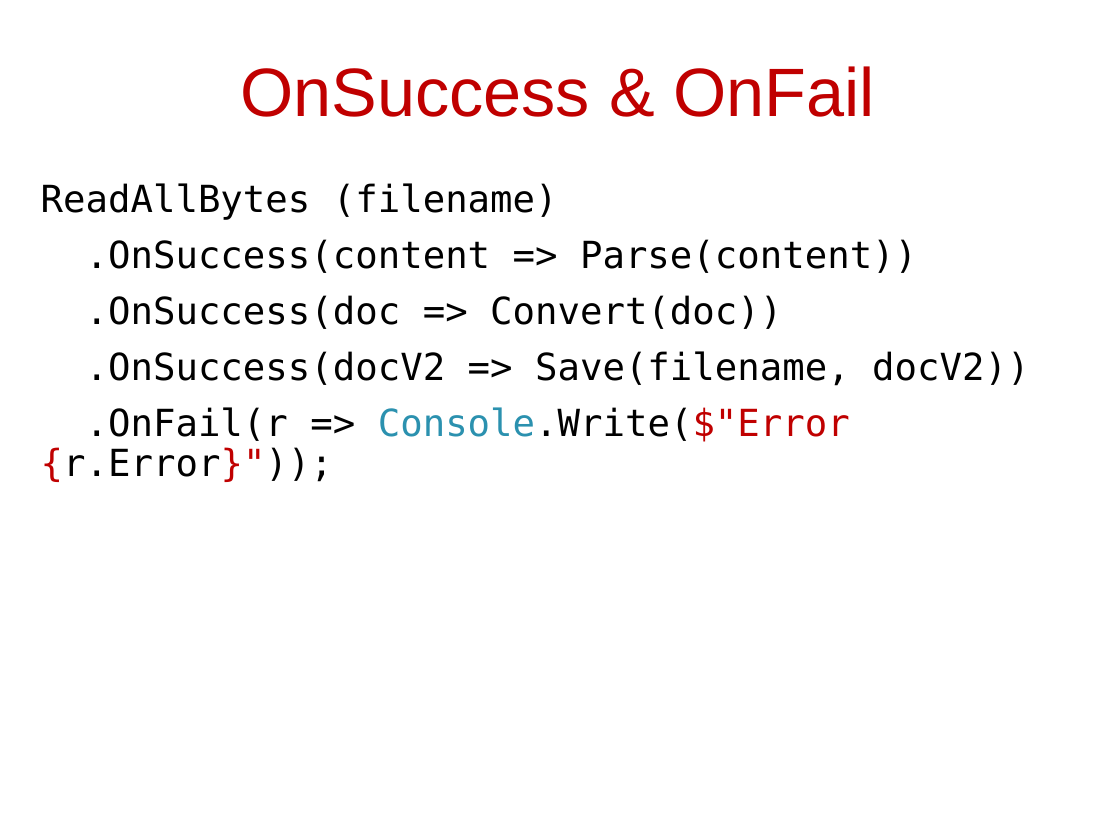
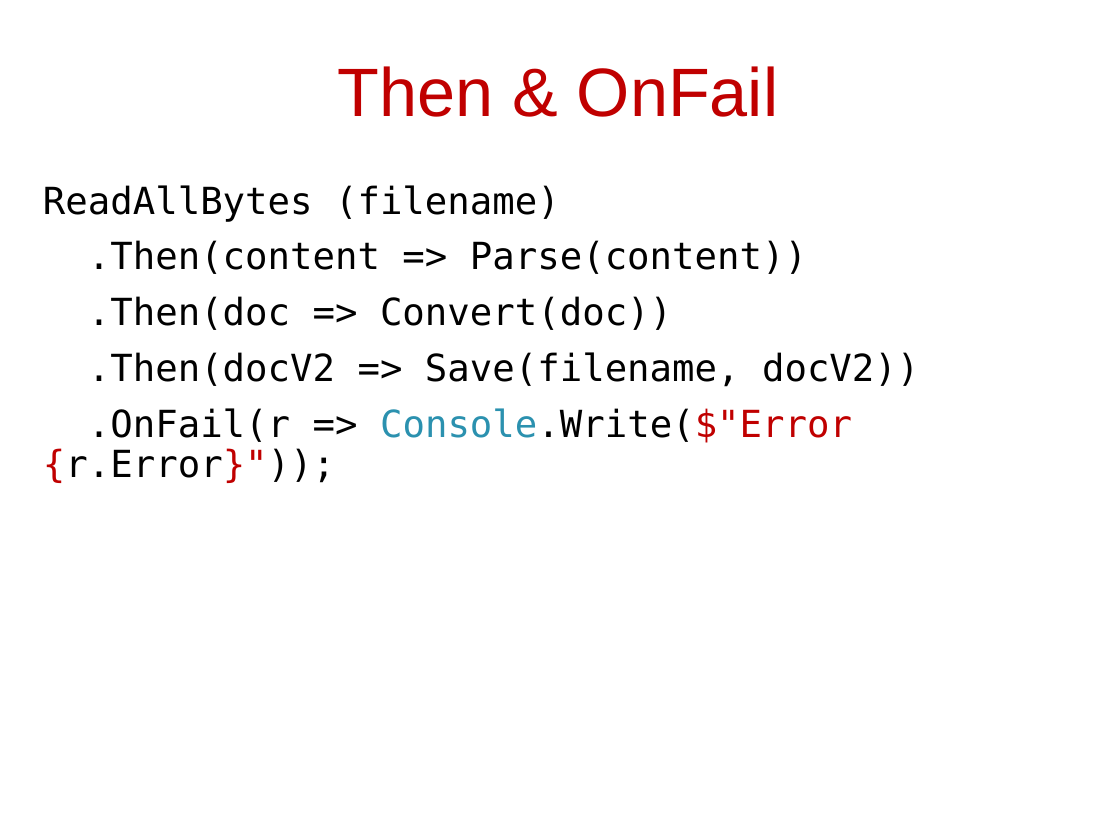
Before and after one commit to kontur-courses/fp, a slide deck: slide 23 of fp2.pptx. Drawn at 1120x840 pixels with LibreOffice and Linux fonts; fonts in the diff are those of the drawing. Boxes give left, top, right and bottom in pixels: in the first picture for what was removed or moved away, otherwise in the second. Text is boxed around its words. In the diff, an @@ line names an element or a change of style, - is before the commit and + after.

```diff
--- a/fp2.pptx
+++ b/fp2.pptx
@@ title at (337,66,778,117): text changed @@
-OnSuccess & OnFail
+Then & OnFail
@@ text at (88,240,919,387): text changed @@
-.OnSuccess(content => Parse(content))
-.OnSuccess(doc => Convert(doc))
-.OnSuccess(docV2 => Save(filename, docV2))
+.Then(content => Parse(content))
+.Then(doc => Convert(doc))
+.Then(docV2 => Save(filename, docV2))
```
Also in this commit, not shown: 4 other slides changed, 15 other files.
